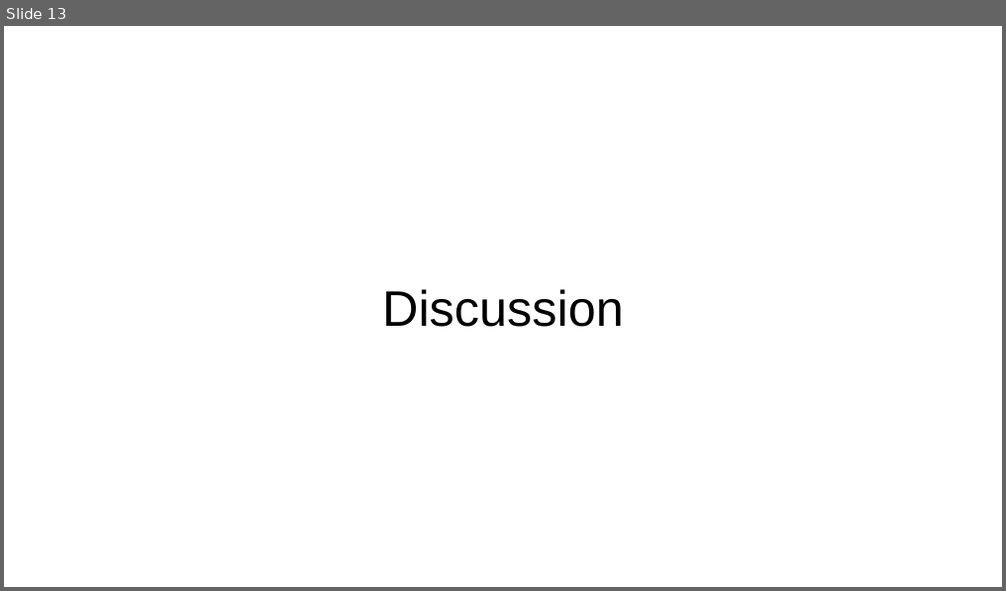
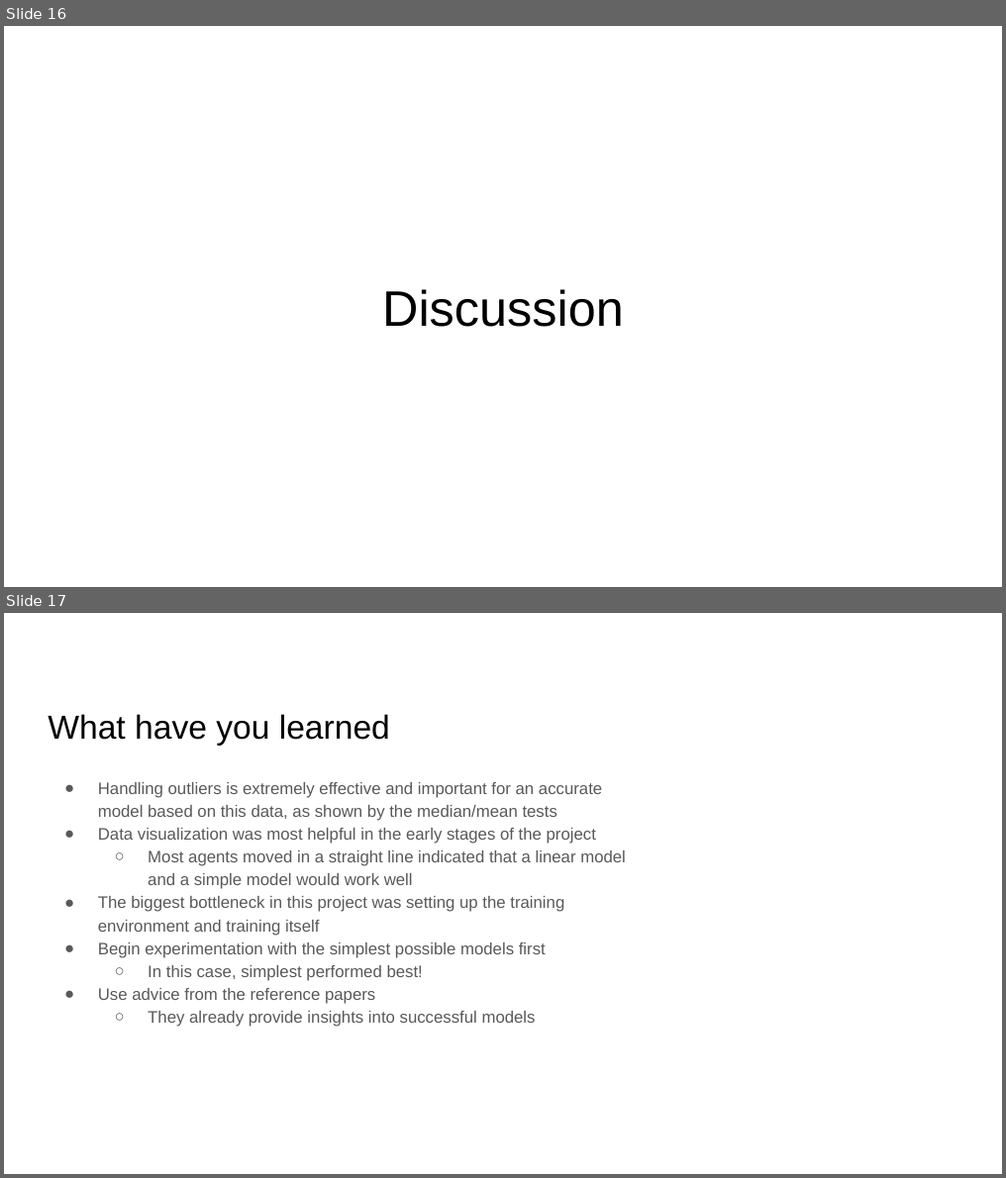
Before and after one commit to wis003/CSE151B, a slide deck: Kaggle Competition/Submission/CSE 151B Presentation.pptx. Shown one above the other, each under a label of ours: slide 13 before the commit, slides 16 and 17 after it. The pictures are 1006x591 and 1006x1178 pixels, drawn with LibreOffice and Linux fonts; fonts in the diff are those of the drawing. Boxes give left, top, right and bottom in pixels: in the first picture for what was removed or moved away, otherwise in the second. Text is boxed around its words. In the diff, an @@ line names an element or a change of style, - is before the commit and + after.

```diff
--- a/Kaggle Competition/Submission/CSE 151B Presentation.pptx
+++ b/Kaggle Competition/Submission/CSE 151B Presentation.pptx
@@ slide 17 added at [4, 613, 1002, 1174], background #FFFFFF @@
@@ title added at [48, 714, 390, 746], 24 pt, text #000000 @@
+What have you learned
@@ text added at [98, 782, 626, 1027], 12 pt, text #595959 @@
+● Handling outliers is extremely effective and important for an accurate model based on this data, as shown by the median/mean tests
+● Data visualization was most helpful in the early stages of the project
+  ○ Most agents moved in a straight line indicated that a linear model and a simple model would work well
+● The biggest bottleneck in this project was setting up the training environment and training itself
+● Begin experimentation with the simplest possible models first
+  ○ In this case, simplest performed best!
+● Use advice from the reference papers
+  ○ They already provide insights into successful models
@@ what was slide 13 is now slide 16 @@
```
Also in this commit, not shown: 1 slide changed, 12 other slides added, 10 slides removed, 1 other file.
